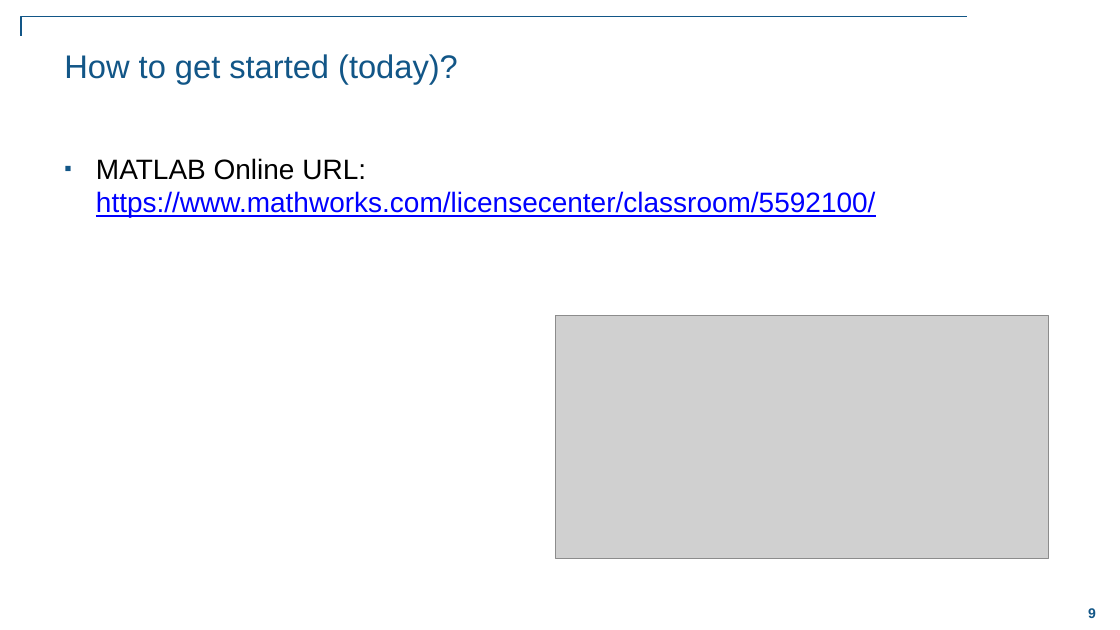
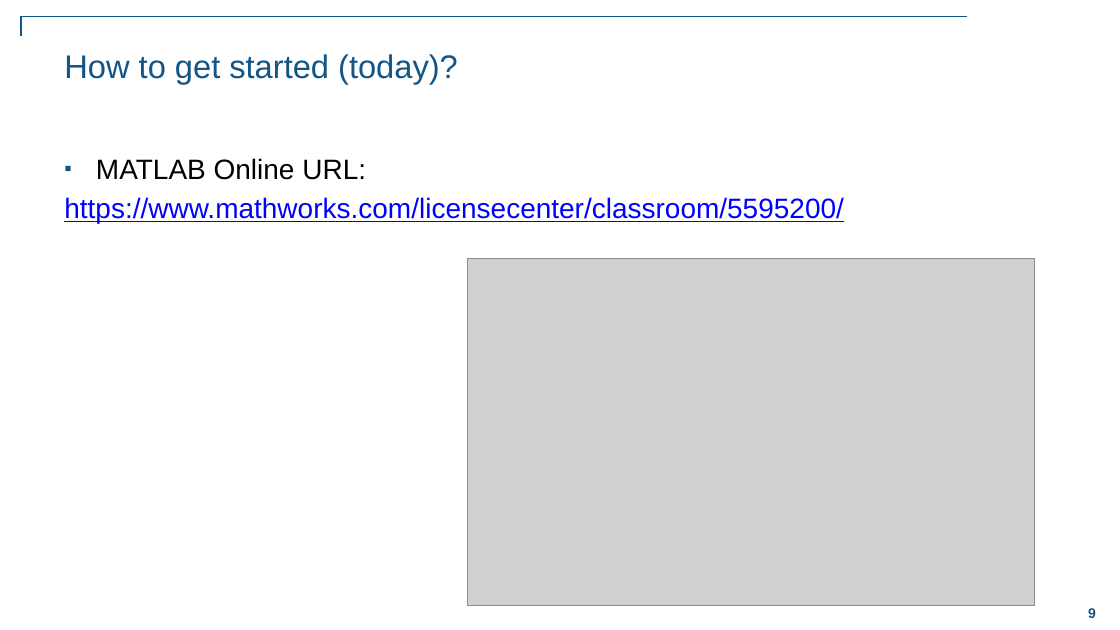
Before and after one commit to eoldewage/transform-your-workflows-with-agents, a slide deck: slide 9 of Transform Your Workflow with Agents in MATLAB.pptx. Drawn at 1120x630 pixels with LibreOffice and Linux fonts; fonts in the diff are those of the drawing; grey boxes stand for pictures; background and template pictures are left out. Boxes give left, top, right and bottom in pixels: in the first picture for what was removed or moved away, otherwise in the second. Text is boxed around its words. In the diff, an @@ line names an element or a change of style, - is before the commit and + after.

```diff
--- a/Transform Your Workflow with Agents in MATLAB.pptx
+++ b/Transform Your Workflow with Agents in MATLAB.pptx
@@ text at (x1=64, y1=158, x2=844, y2=223): text changed @@
-▪ MATLAB Online URL: https://www.mathworks.com/licensecenter/classroom/5592100/
+▪ MATLAB Online URL:
+https://www.mathworks.com/licensecenter/classroom/5595200/
@@ picture resized from (x1=556, y1=316, x2=1049, y2=559) to (x1=468, y1=259, x2=1034, y2=606) @@
```
Also in this commit, not shown: 3 other slides changed, 2 other files.
